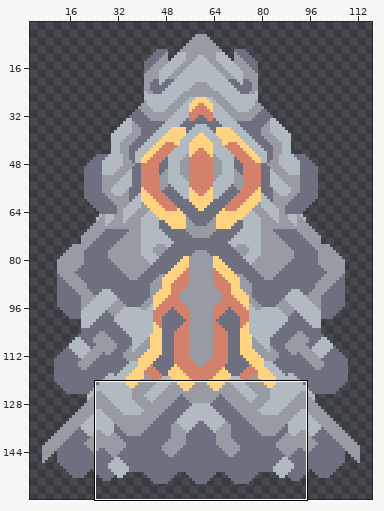
One commit to this sprite sheet: sprites/units/close-range.png. Above: a wide view before the commit, with the close-up outlined.
Close-up. As it was:
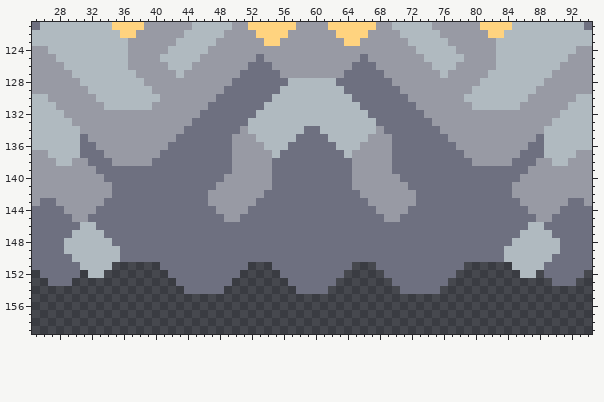
The file is 120x160 pixels. Shown: x 25..94, y 121..159. The wide view leaves out empty margins.
The result:
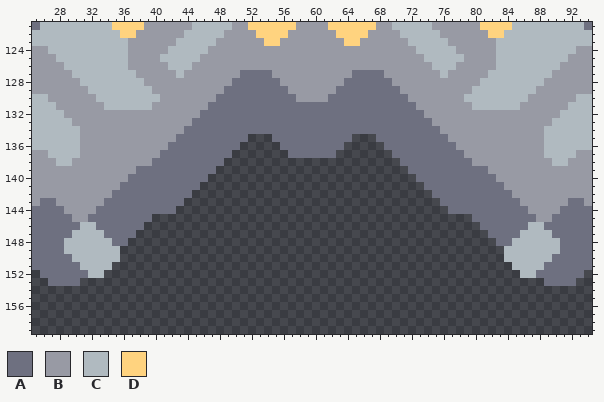
Palette (. is transparent): A #6e7080  B #989aa4  C #b0bac0  D #ffd37f
Diff:
Colour A is added in row 152 at x 31 and 88; in row 153 at x 30 and 89.
Colour A replaces colour B in row 134 at x 51 and 68; in row 135 at x 50 to 51 and 68 to 69; in row 136 at x 50 and 69.
Colour A replaces colour C in row 129 at x 56 and 63; in row 130 at x 55 to 57 and 62 to 64; in row 131 at x 54 to 65; in row 132 at x 53 to 66; in row 133 at x 52 to 67; in row 134 at x 52 to 58 and 61 to 67.
Colour A replaces colour C in row 135 at x 55 to 57 and 62 to 64; in row 136 at x 56 and 63.
Colour B replaces colour A in row 125 at x 53 and 66; in row 126 at x 52 to 54 and 65 to 67; in row 127 at x 55 and 64; in row 128 at x 56 and 63; in row 135 at x 31 and 88; in row 136 at x 31 to 32 and 87 to 88.
Colour B replaces colour A in row 137 at x 31 to 33 and 86 to 88; in row 138 at x 32 to 34 and 85 to 87; in row 139 at x 33 to 37 and 82 to 86; in row 140 at x 34 to 36 and 83 to 85; in row 141 at x 35 and 84.
Colour B replaces colour C in rows 128 to 129 at x 57 to 62; in row 130 at x 58 to 61.
Colour A is gone in row 137 at x 56 and 63; in row 138 at x 49, 55 to 64 and 70; in row 139 at x 48 to 49, 55 to 64 and 70 to 71; in row 140 at x 47 to 48, 55 to 64 and 71 to 72; in row 141 at x 46 to 47, 55 to 64 and 72 to 73; in row 142 at x 45 to 46, 54 to 65 and 73 to 74.
Colour A is gone in row 143 at x 44 to 46, 53 to 66 and 73 to 75; in row 144 at x 43 to 47, 52 to 67 and 72 to 76; in row 145 at x 40 to 48, 51 to 68 and 71 to 79; in row 146 at x 39 to 80; in row 147 at x 38 to 81; in row 148 at x 37 to 82.
Colour A is gone in rows 149 to 150 at x 36 to 83; in row 151 at x 41 to 51, 55 to 64 and 68 to 78; in row 152 at x 42 to 50, 56 to 63 and 69 to 77; in row 153 at x 43 to 49, 57 to 62 and 70 to 76; in row 154 at x 44 to 48, 58 to 61 and 71 to 75.
Colour B is gone in row 135 at x 52 and 67; in row 136 at x 51 to 53 and 66 to 68; in rows 137 to 139 at x 50 to 54 and 65 to 69; in row 140 at x 49 to 54 and 65 to 70; in row 141 at x 48 to 54 and 65 to 71; in row 142 at x 47 to 53 and 66 to 72.
Colour B is gone in row 143 at x 47 to 52 and 67 to 72; in row 144 at x 48 to 51 and 68 to 71; in row 145 at x 49 to 50 and 69 to 70.
Colour C is gone in row 135 at x 53 to 54 and 65 to 66; in row 136 at x 54 to 55 and 64 to 65; in row 137 at x 55 and 64.
